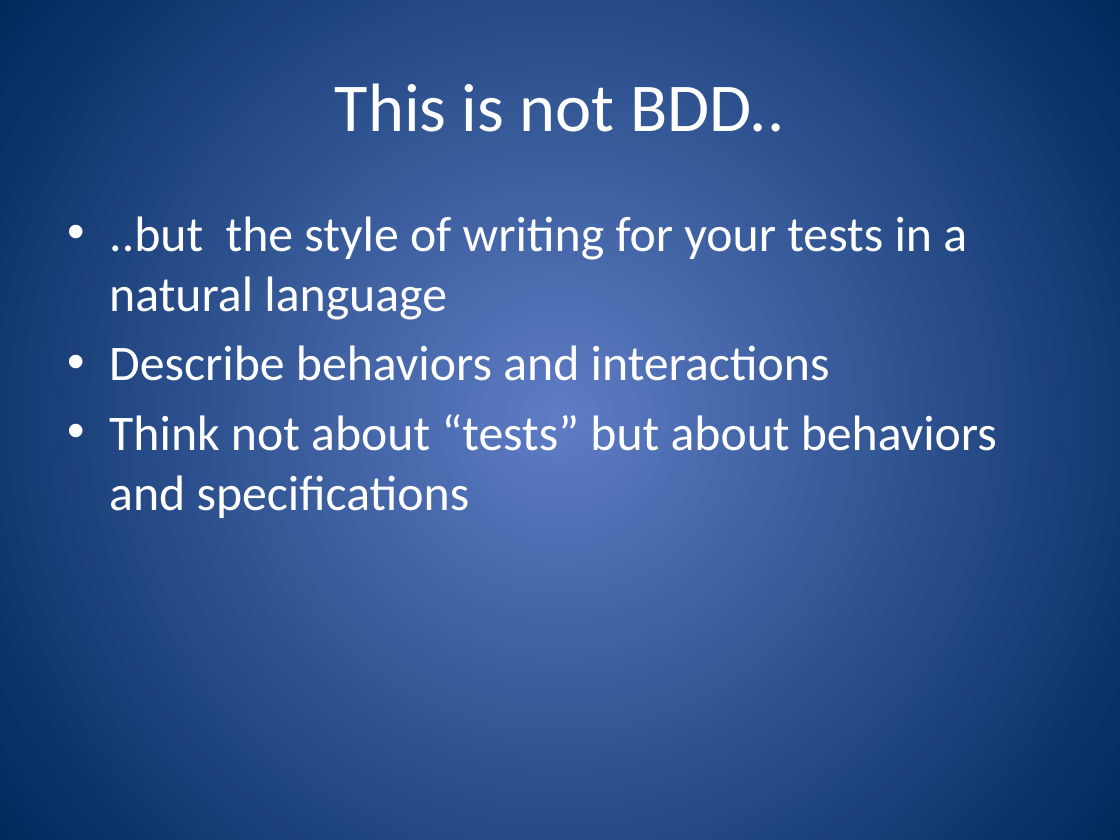
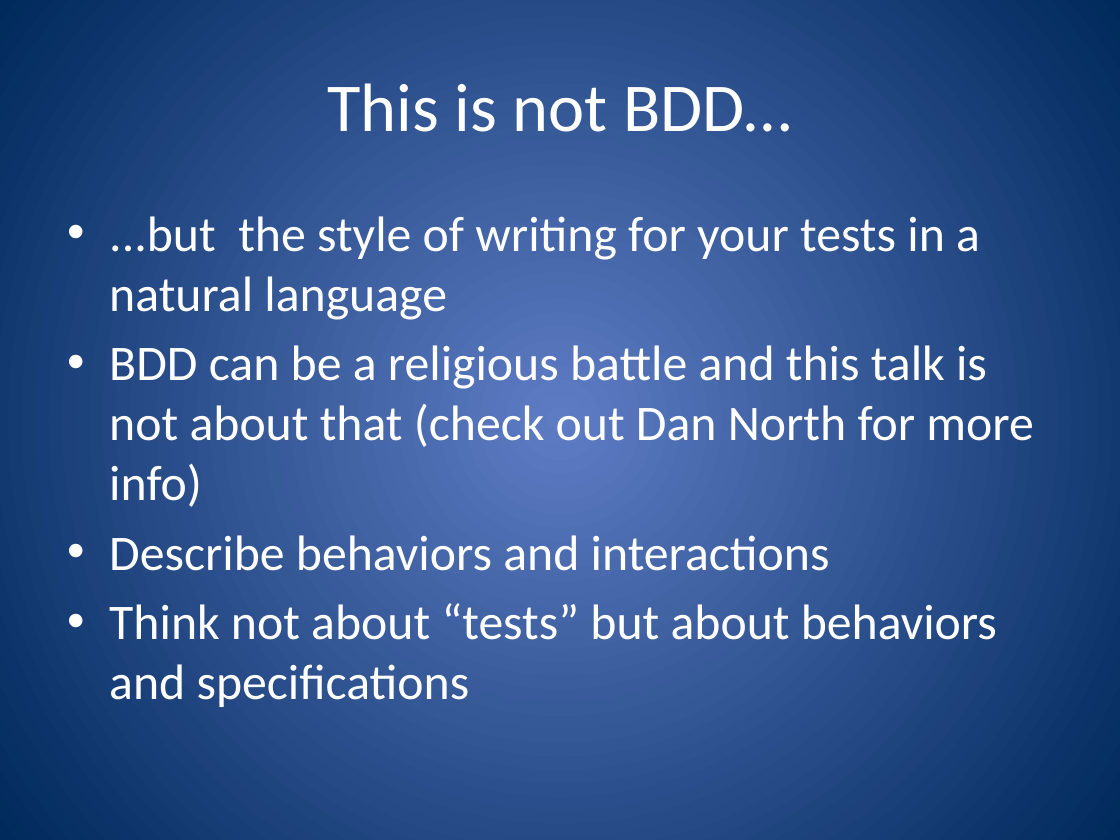
Before and after one commit to ferventcoder/presentations, a slide deck: slide 25 of dotNet/powershellbdd/AutomatedTestingForPowerShell.pptx (slide 24 before the commit). Drawn at 1120x840 pixels with LibreOffice and Linux fonts; fonts in the diff are those of the drawing. Boxes give left, top, right and bottom in pixels: in the first picture for what was removed or moved away, otherwise in the second. Text is boxed around its words. In the diff, an @@ line names an element or a change of style, - is before the commit and + after.

```diff
--- a/dotNet/powershellbdd/AutomatedTestingForPowerShell.pptx
+++ b/dotNet/powershellbdd/AutomatedTestingForPowerShell.pptx
@@ title at [328,83,792,132]: text changed @@
-This is not BDD..
+This is not BDD…
@@ text at [109,216,1034,507]: text changed @@
-• ..but the style of writing for your tests in a natural language
+• ...but the style of writing for your tests in a natural language
+• BDD can be a religious battle and this talk is not about that (check out Dan North for more info)
```
Also in this commit, not shown: 4 other slides changed, 4 slides added, 1 slide removed.
